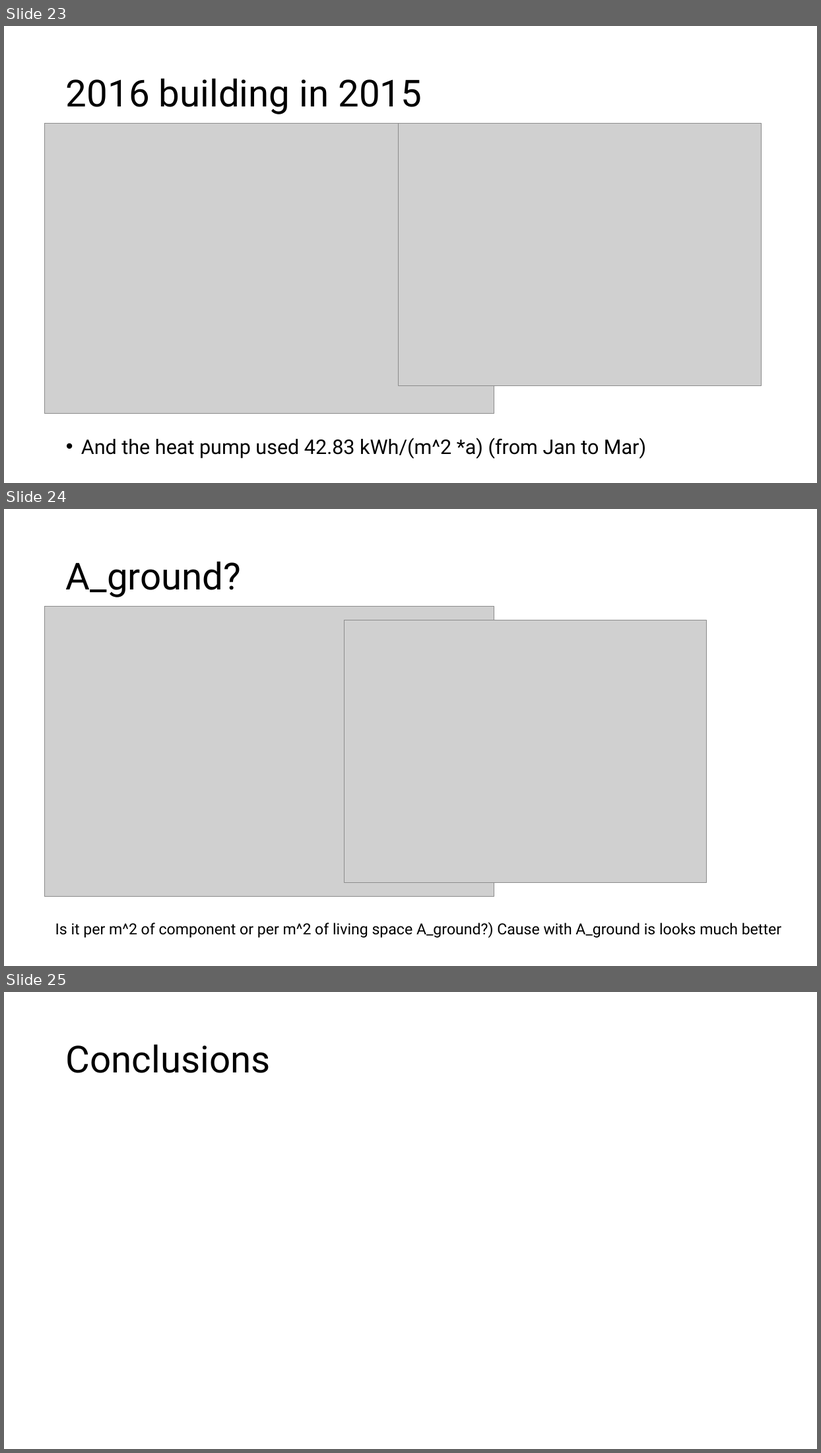
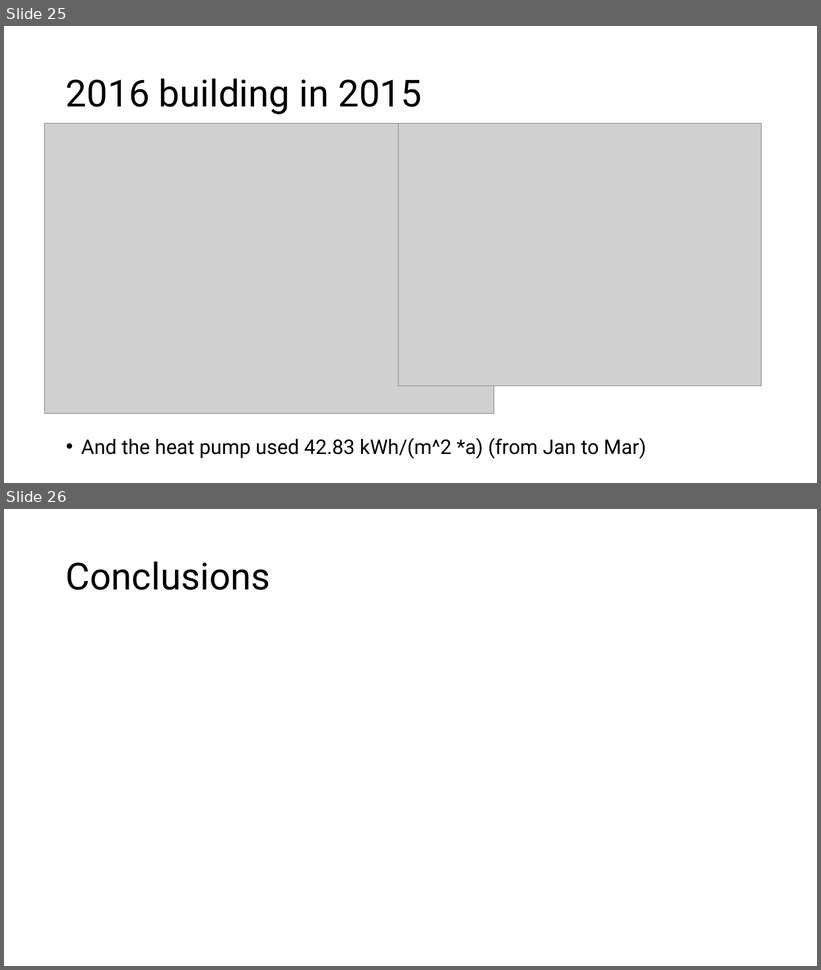
Before and after one commit to eyjomoin/Modeling-buildings-and-their-heating-systems, a slide deck: presentation/heat.pptx. Shown one above the other, each under a label of ours: slides 23, 24 and 25 before the commit, slides 25 and 26 after it. The pictures are 821x1453 and 821x970 pixels, drawn with LibreOffice and Linux fonts; fonts in the diff are those of the drawing; grey boxes stand for pictures. Boxes give left, top, right and bottom in pixels: in the first picture for what was removed or moved away, otherwise in the second. Text is boxed around its words. In the diff, an @@ line names an element or a change of style, - is before the commit and + after.

```diff
--- a/presentation/heat.pptx
+++ b/presentation/heat.pptx
@@ slide 24 removed at bbox=[4, 509, 817, 966], background #FFFFFF @@
@@ title removed at bbox=[66, 561, 241, 597] @@
-A_ground?
@@ picture removed at bbox=[45, 607, 494, 897] @@
@@ picture removed at bbox=[344, 621, 707, 883] @@
@@ text removed at bbox=[55, 922, 781, 938] @@
-Is it per m^2 of component or per m^2 of living space A_ground?) Cause with A_ground is looks much better
@@ what was slide 23 is now slide 25 @@
@@ what was slide 25 is now slide 26 @@
```
Also in this commit, not shown: 5 slides changed, 3 slides added, 1 other slide removed, 1 other file.
